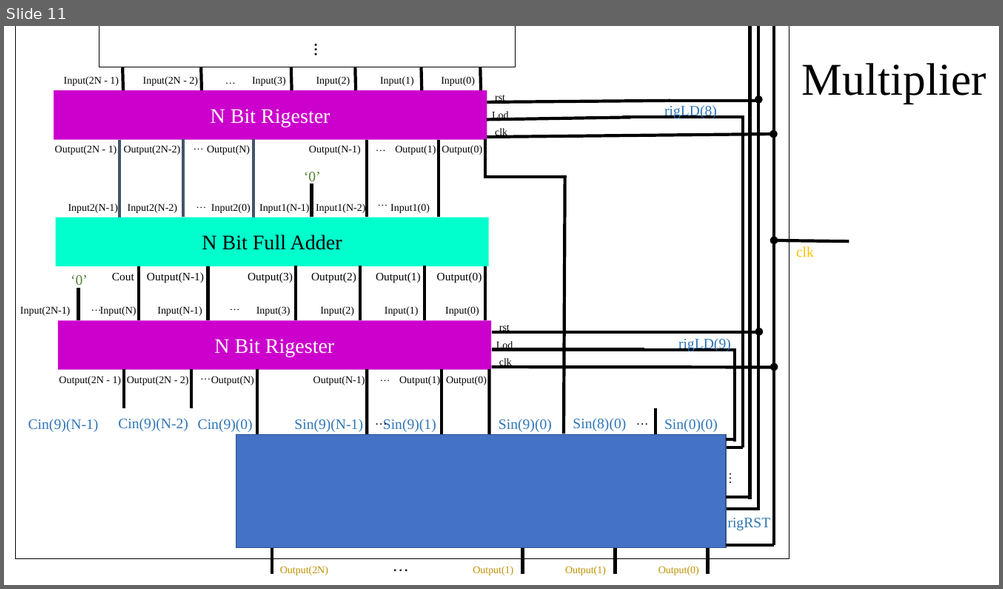
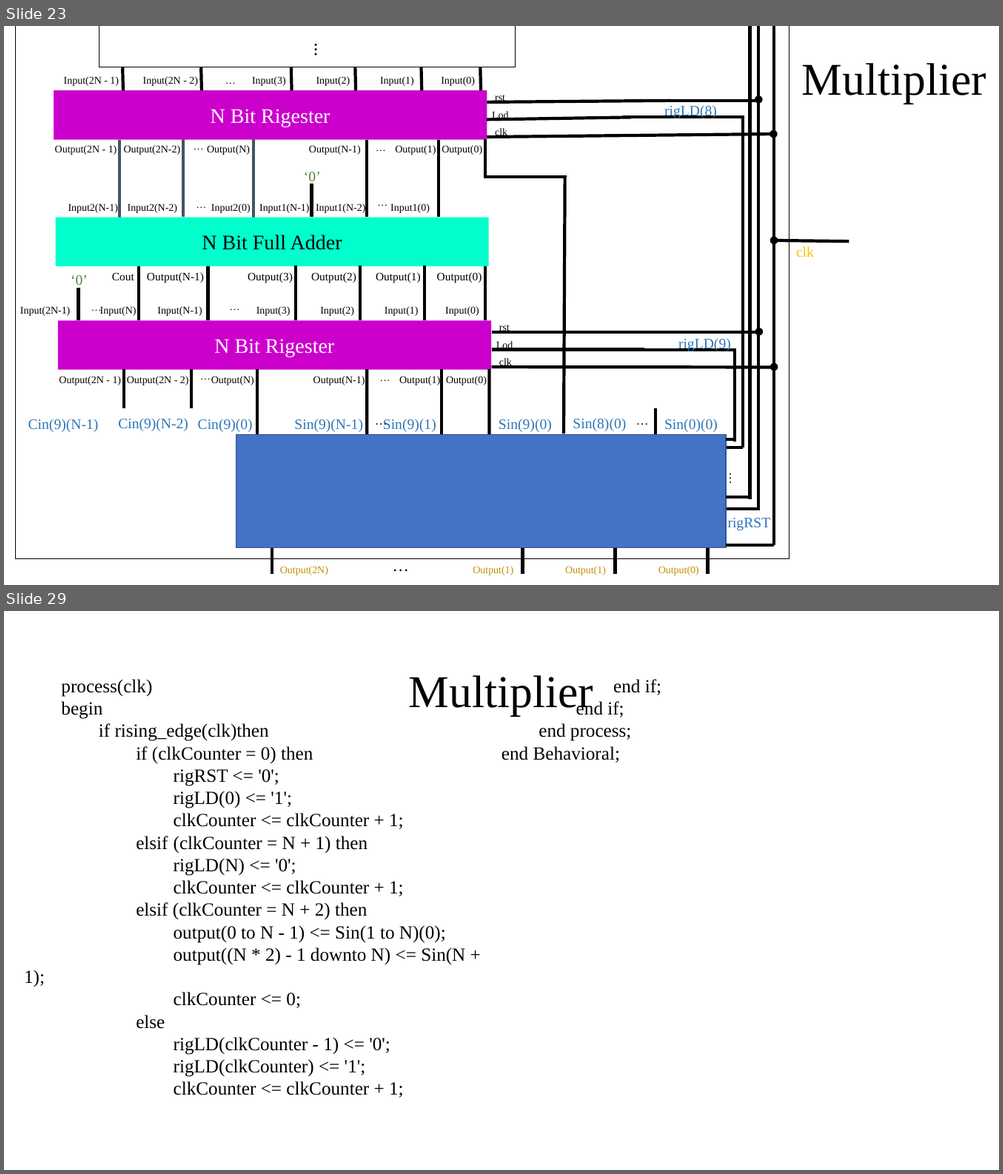
Before and after one commit to RAAvenger/N-Bit-Multiplier, a slide deck: Presentation.pptx. Shown one above the other, each under a label of ours: slide 11 before the commit, slides 23 and 29 after it; the slides between them are not shown. The pictures are 1003x589 and 1003x1174 pixels, drawn with LibreOffice and Linux fonts; fonts in the diff are those of the drawing. Boxes give left, top, right and bottom in pixels: in the first picture for what was removed or moved away, otherwise in the second. Text is boxed around its words. In the diff, an @@ line names an element or a change of style, - is before the commit and + after.

```diff
--- a/Presentation.pptx
+++ b/Presentation.pptx
@@ slide 29 added at (x1=4, y1=611, x2=999, y2=1170), background #FFFFFF @@
@@ title added at (x1=409, y1=675, x2=593, y2=716), 44 pt, text #000000 @@
+Multiplier
@@ text added at (x1=24, y1=679, x2=661, y2=1098), 18 pt, text #000000 @@
+process(clk)
+begin
+if rising_edge(clk)then
+if (clkCounter = 0) then
+rigRST <= '0';
+rigLD(0) <= '1';
+clkCounter <= clkCounter + 1;
+elsif (clkCounter = N + 1) then
+rigLD(N) <= '0';
+clkCounter <= clkCounter + 1;
+elsif (clkCounter = N + 2) then
+output(0 to N - 1) <= Sin(1 to N)(0);
+output((N * 2) - 1 downto N) <= Sin(N + 1);
+clkCounter <= 0;
+else
+rigLD(clkCounter - 1) <= '0';
+rigLD(clkCounter) <= '1';
+clkCounter <= clkCounter + 1;
+end if;
+end if;
+end process;
+end Behavioral;
@@ what was slide 11 is now slide 23 @@
```
Also in this commit, not shown: 2 slides changed, 17 other slides added, 5 other files.
